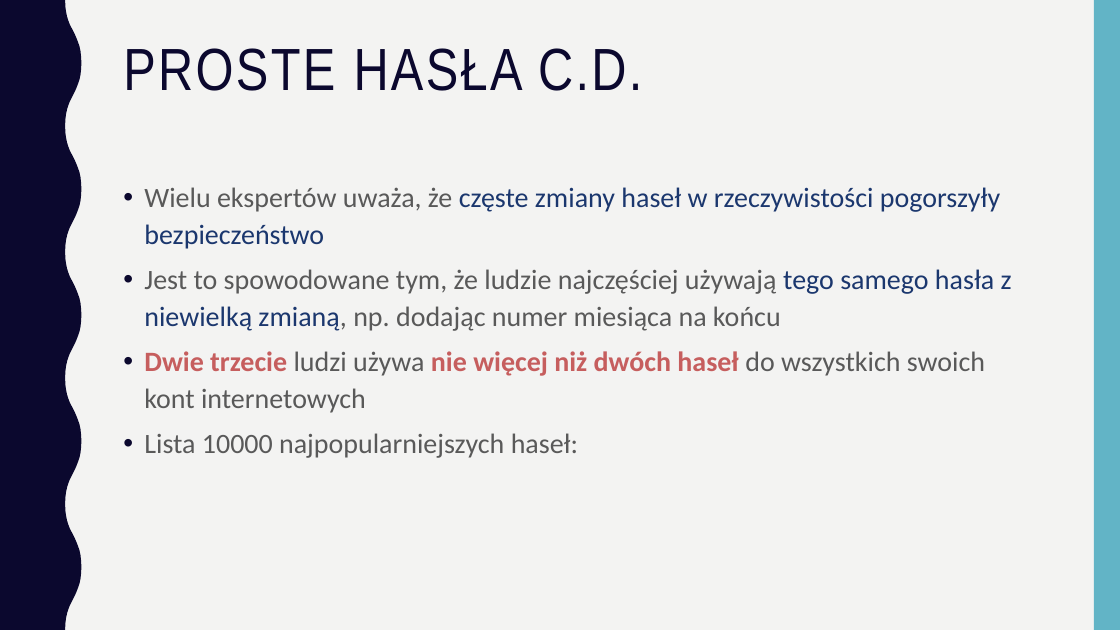
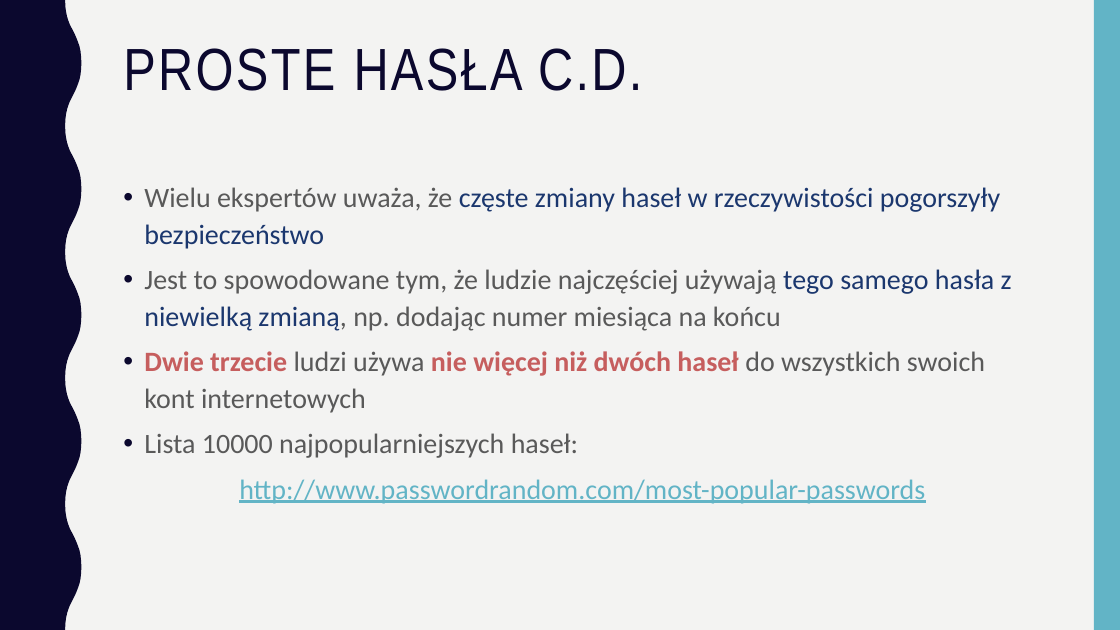
Before and after one commit to blackbat13/cs-lut, a slide deck: slide 4 of Bezpieczeństwo/Hasła.pptx. Drawn at 1120x630 pixels with LibreOffice and Linux fonts; fonts in the diff are those of the drawing. Boxes give left, top, right and bottom in pixels: in the first picture for what was removed or moved away, otherwise in the second. Text is boxed around its words. In the diff, an @@ line names an element or a change of style, - is before the commit and + after.

Commit message:
Dodano brakujący link

```diff
--- a/Bezpieczeństwo/Hasła.pptx
+++ b/Bezpieczeństwo/Hasła.pptx
@@ text at (239,479,925,504): paragraph added @@
+http://www.passwordrandom.com/most-popular-passwords
```
